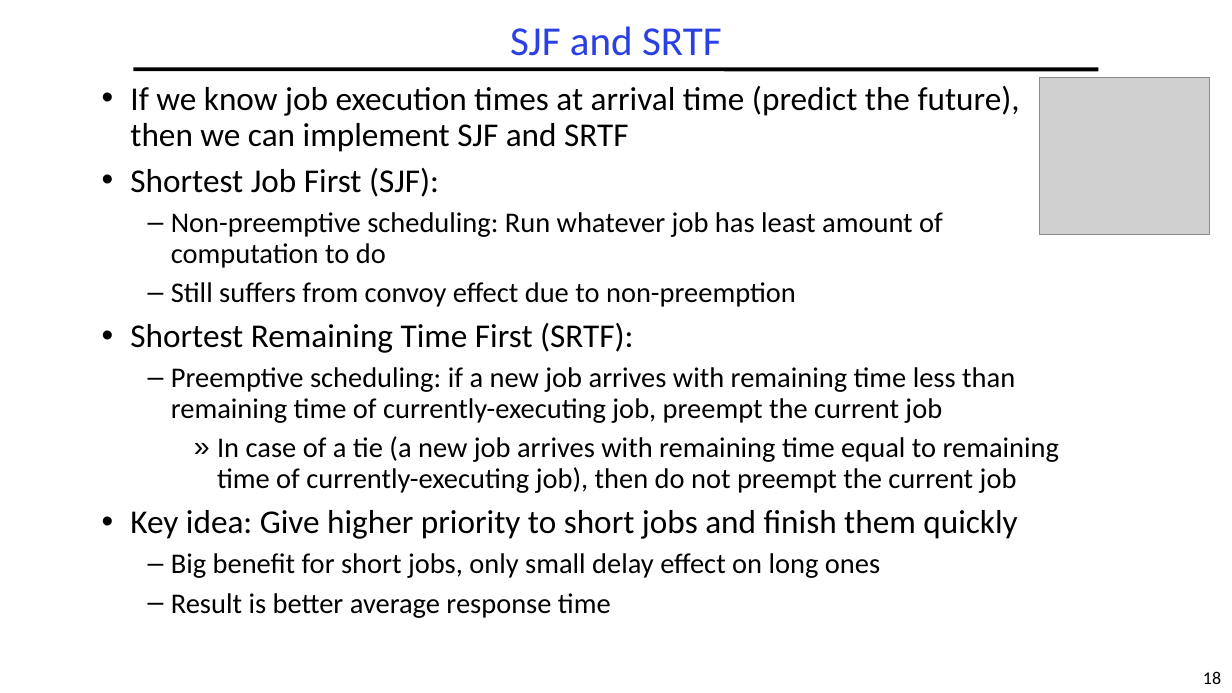
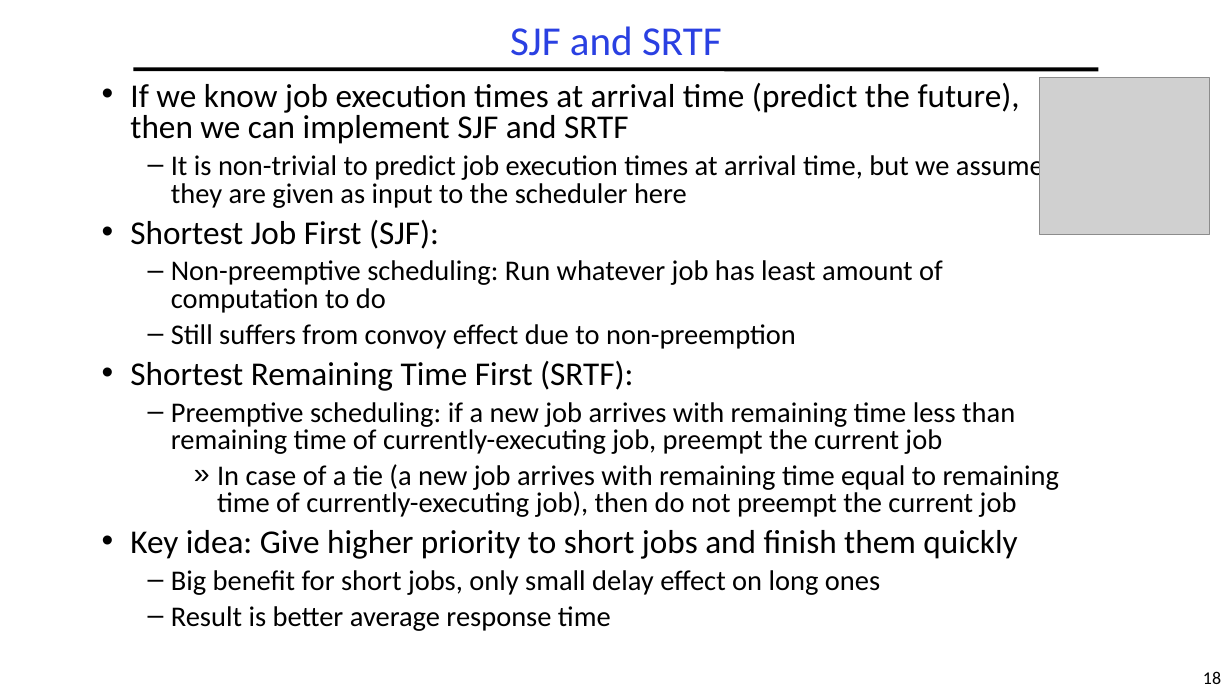
Before and after one commit to guhofstra/CSC112Fa26, a slide deck: slide 18 of PPTs/L5-Scheduling.pptx. Drawn at 1232x693 pixels with LibreOffice and Linux fonts; fonts in the diff are those of the drawing; grey boxes stand for pictures. Boxes give left, top, right and bottom in pixels: in the first picture for what was removed or moved away, otherwise in the second. Text is boxed around its words. In the diff, an @@ line names an element or a change of style, - is before the commit and + after.

```diff
--- a/PPTs/L5-Scheduling.pptx
+++ b/PPTs/L5-Scheduling.pptx
@@ text at <box>130,83,1059,631</box>: line spacing 0.9 to 0.8 @@
@@ text at <box>171,152,1044,208</box>: paragraph added @@
+  – It is non-trivial to predict job execution times at arrival time, but we assume they are given as input to the scheduler here
```
Also in this commit, not shown: 8 other slides changed, 1 slide added, 2 other files.
